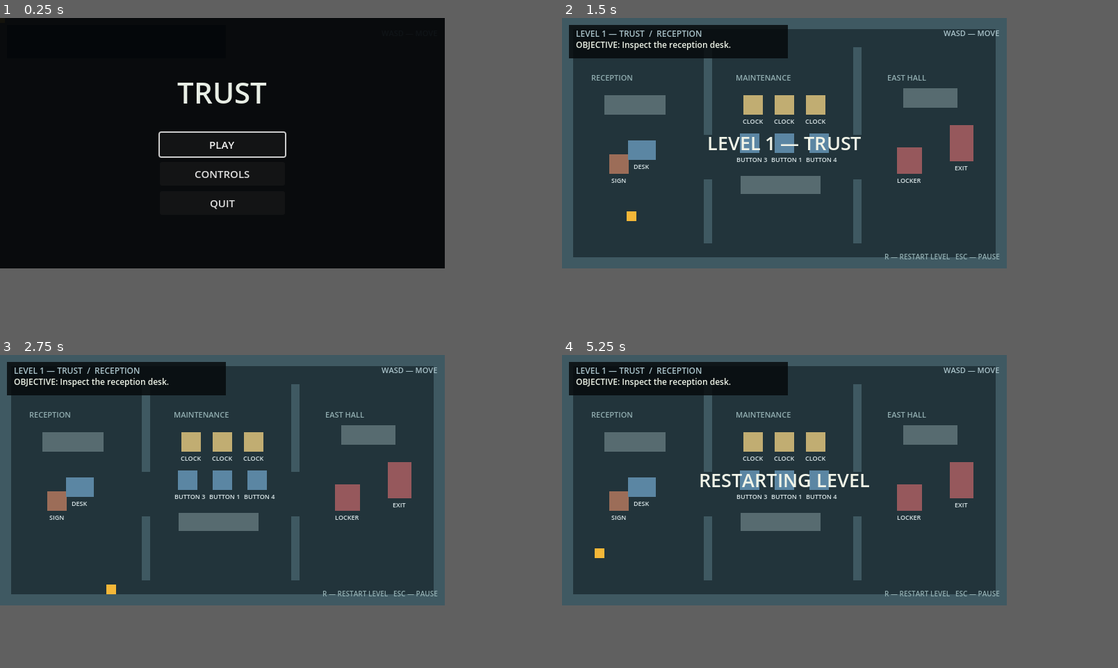
Above: before the commit, frames 1-4 (two rows, left to right).
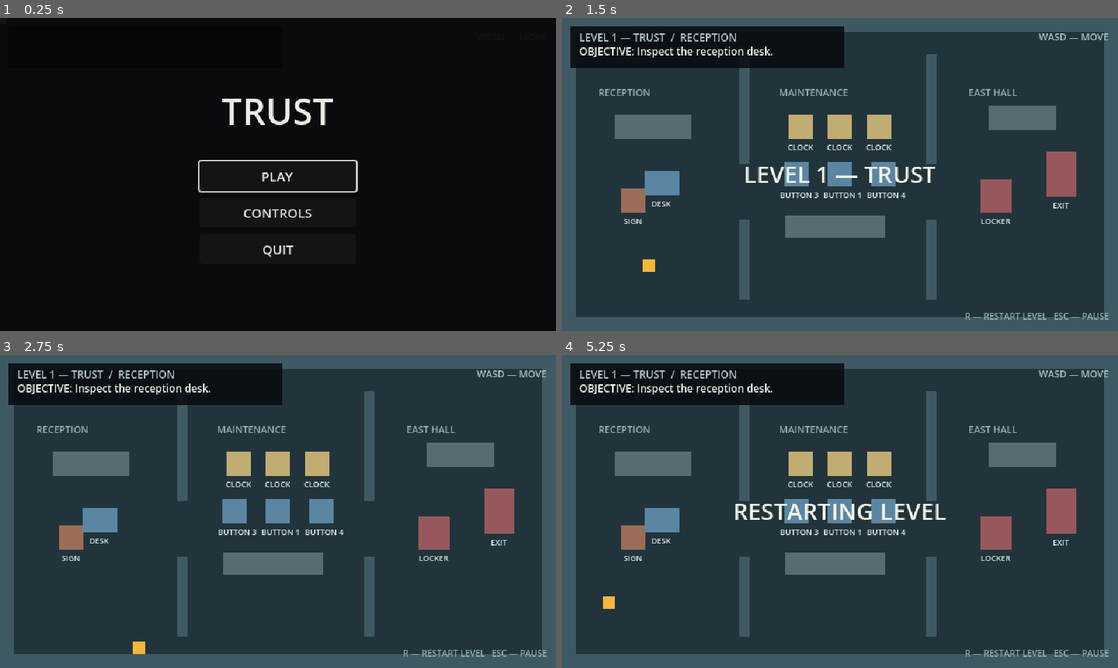
Above: after the commit, the same moments.

Repository: greenghostcmd/Trust
Game: Godot game, scene res://scenes/main/main.tscn
The game is run twice, just before and just after one commit, with the same random seed, the same clock (stepped at 60 frames per second) and the same inputs.
Inputs:
- Up to frame 1 (0.25 s): no input
- Up to frame 2 (1.5 s): click "PLAY" at 0.5 s; tap Enter at 1.25 s; hold D (move_right) from 1.28 s (still down); tap E (interact) at 1.35 s
- Up to frame 3 (2.75 s): release D (move_right) at 2.03 s; hold S (move_down) from 2.03 s (still down); tap E (interact) at 2.1 s
- Up to frame 4 (5.25 s): release S (move_down) at 2.78 s; hold D (move_right) 2.78-3.53 s; tap E (interact) every 0.75 s from 2.85 to 5.1 s; hold W (move_up) 3.53-4.28 s; hold A (move_left) from 4.28 s (still down); tap R (restart) at 5 s
In our replay, the window is 640x360 before the commit and 800x450 after it. These sizes can differ from the game's own. Grey fills any space a smaller window leaves; there, only what the larger window draws over its background counts as a difference.

The runs differ from the first frame. In frame 1, 2.2% of the frame differs, in the area x 28-65%, y 20-77%; in frame 2, 33%; in frame 3, 33%; in frame 4, 34%, in the area x 0-100%, y 0-100%.

Commit message:
Add files via upload

Diff:
--- /dev/null
+++ b/level_1.tscn
@@ -0,0 +1,20 @@
+[gd_scene format=3 uid="uid://5iaijdipbde8"]
+
+[ext_resource type="Script" path="res://game.gd" id="1_game"]
+[ext_resource type="Script" path="res://player.gd" id="2_player"]
+
+[sub_resource type="RectangleShape2D" id="PlayerCollisionShape"]
+size = Vector2(14, 14)
+
+[node name="TrustGame" type="Node2D" unique_id=171162060]
+script = ExtResource("1_game")
+
+[node name="Player" type="CharacterBody2D" parent="." unique_id=840194065]
+script = ExtResource("2_player")
+
+[node name="PlaceholderVisual" type="Polygon2D" parent="Player" unique_id=261445607]
+color = Color(0.96, 0.72, 0.22, 1)
+polygon = PackedVector2Array(-7, -7, 7, -7, 7, 7, -7, 7)
+
+[node name="CollisionShape2D" type="CollisionShape2D" parent="Player" unique_id=2029514136]
+shape = SubResource("PlayerCollisionShape")
--- a/project.godot
+++ b/project.godot
@@ -19,8 +19,11 @@
 
 window/size/viewport_width=640
 window/size/viewport_height=360
-window/stretch/mode="canvas_items"
-window/stretch/aspect="expand"
+window/size/window_width_override=1280
+window/size/window_height_override=720
+window/stretch/mode="viewport"
+window/stretch/aspect="keep"
+window/stretch/scale_mode="integer"
 
 [input]
 
